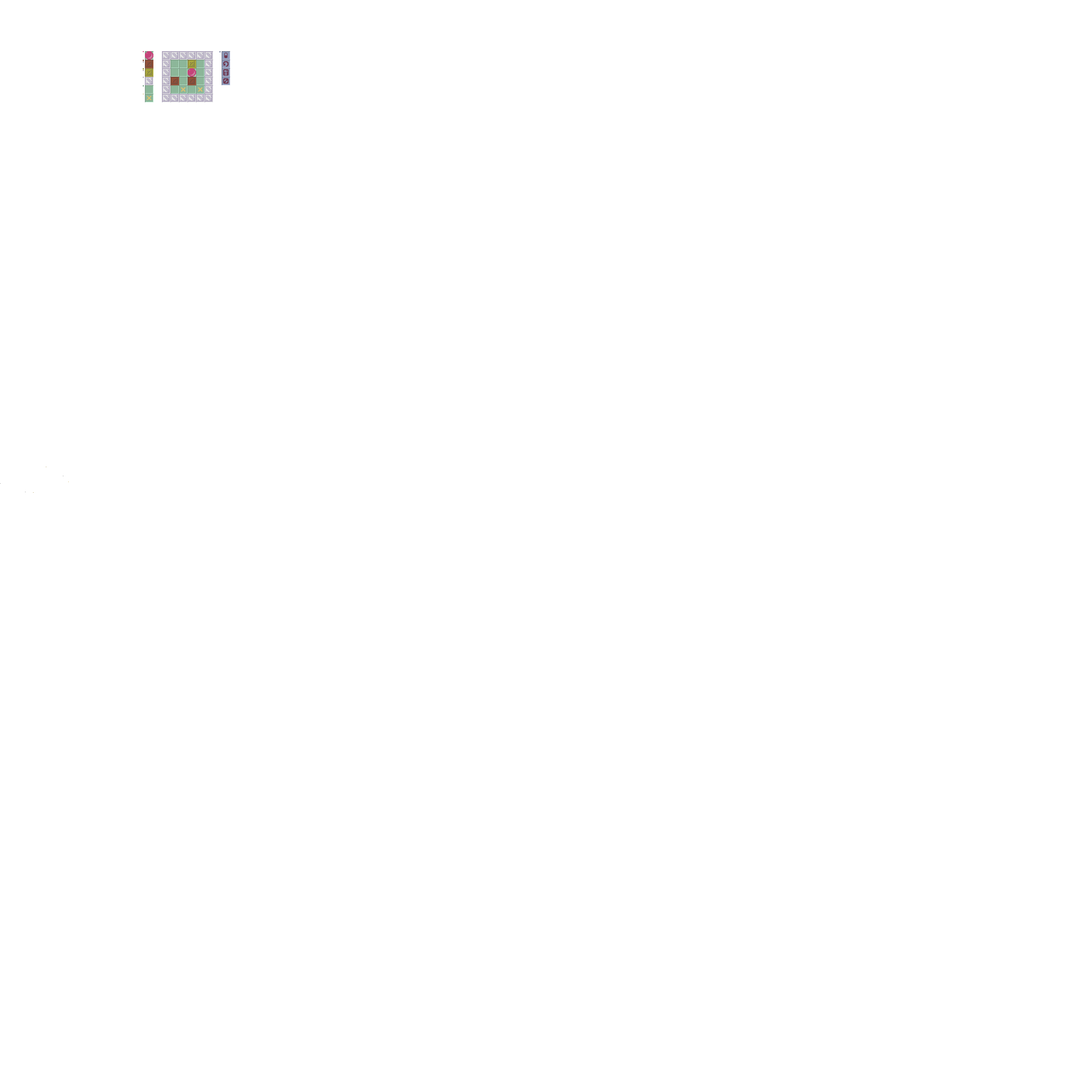
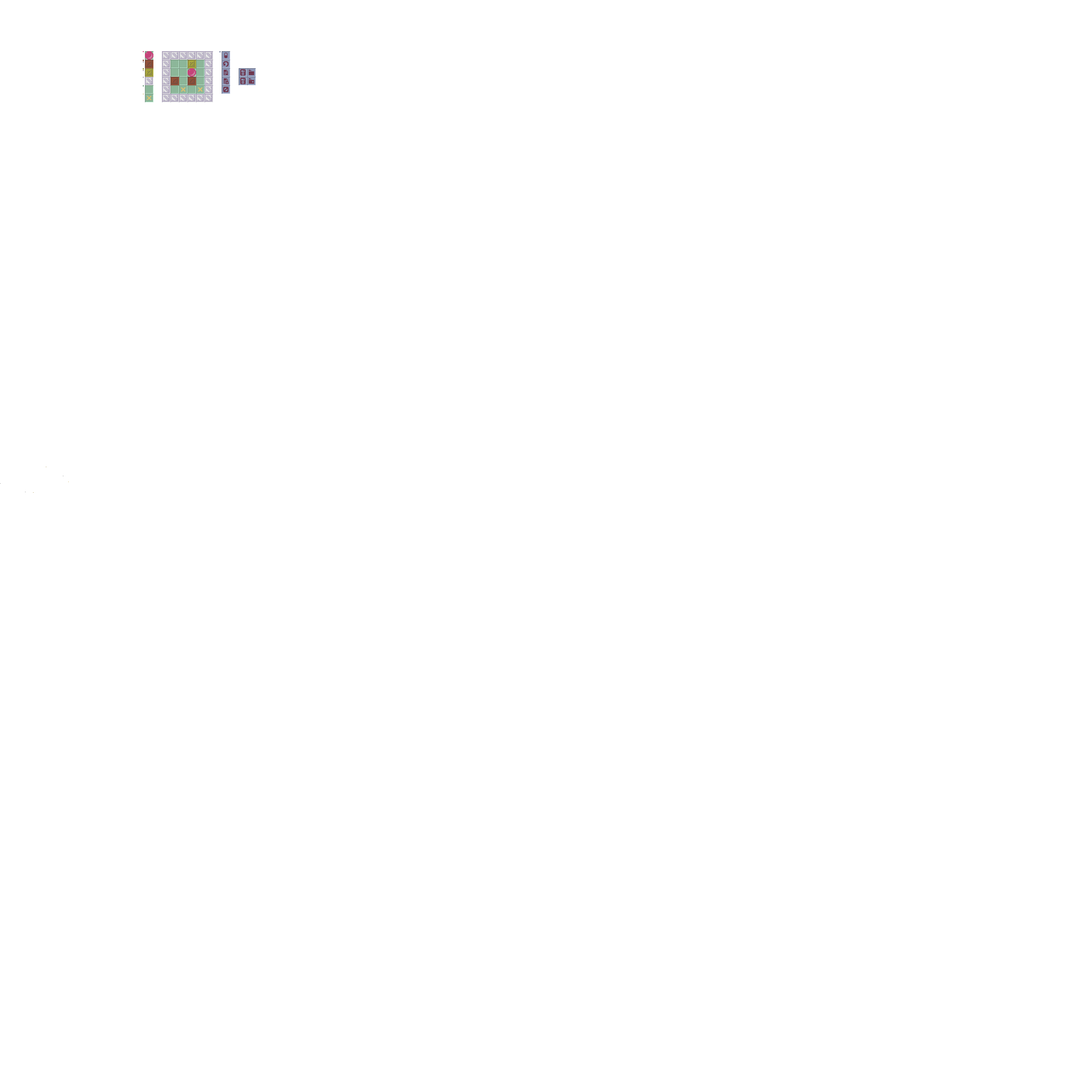
Comparing the layer stacks of the two 1091 x 1091 images. Changes:
painted on "Layer 2 Merged" over left=221, top=68, right=256, bottom=94
painted on "Background" over left=221, top=68, right=256, bottom=94
